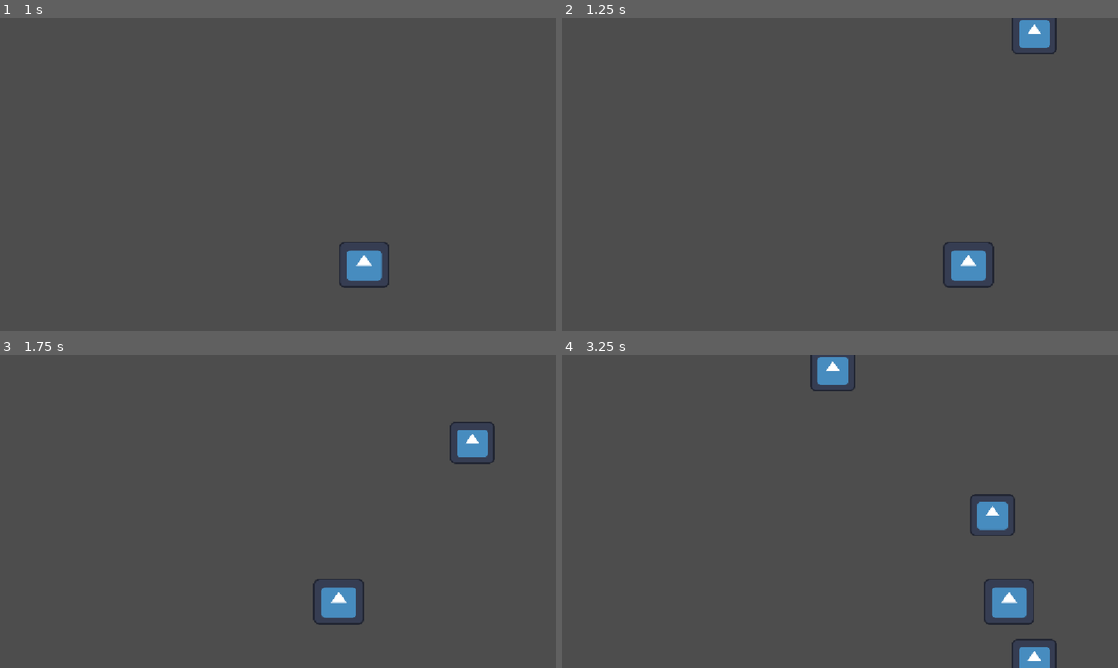
Above: before the commit, frames 1-4 (two rows, left to right).
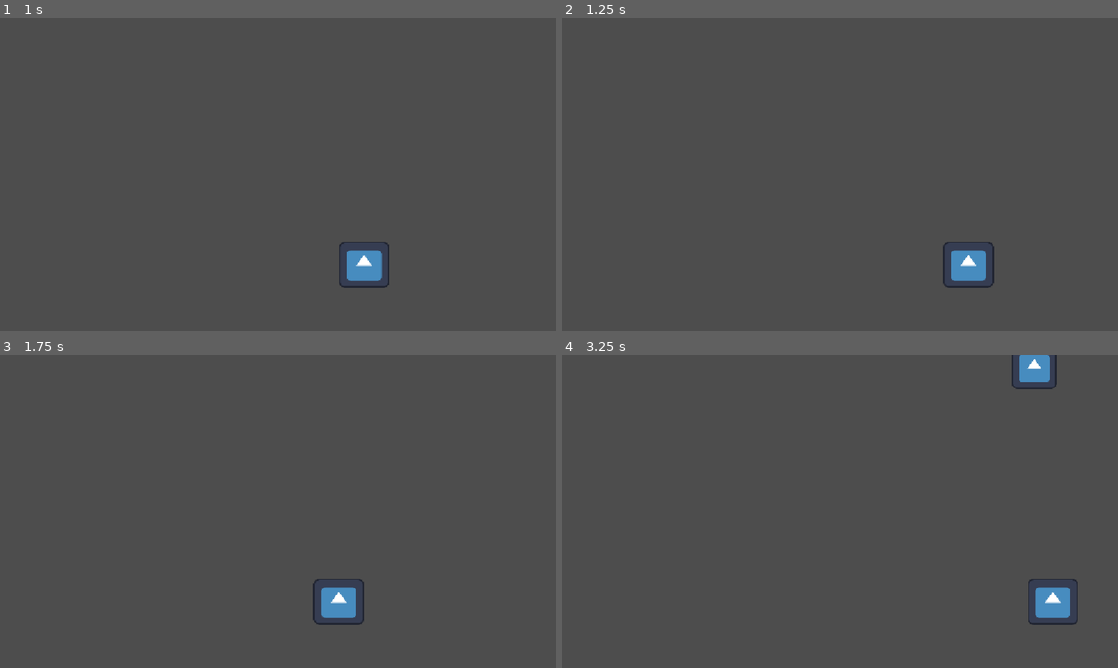
Above: after the commit, the same moments.

Repository: tanst-lang/Zombie-runner
Game: Godot game, scene res://world_scene.tscn
The game is run twice, just before and just after one commit, with the same random seed, the same clock (stepped at 60 frames per second) and the same inputs. The engine's default icon, where the game draws it, is replaced by a stand-in: a white triangle on a blue panel in a dark square.
Inputs:
- Up to frame 1 (1 s): tap Enter at 0.5 s; hold Right (ui_right) from 0.53 s (still down)
- Up to frame 2 (1.25 s): keep holding Right (ui_right)
- Up to frame 3 (1.75 s): release Right (ui_right) at 1.28 s; hold Left (ui_left) from 1.28 s (still down)
- Up to frame 4 (3.25 s): release Left (ui_left) at 2.03 s; hold Right (ui_right) from 2.03 s (still down)

Frame 1 is identical in both runs. In frame 2, 0.6% of the frame differs, in the area x 80-89%, y 0-12%; in frame 3, 0.6%; in frame 4, 3.8%, in the area x 44-93%, y 0-100%.

Commit message:
created enemy scene and minor code

Diff:
--- /dev/null
+++ b/zombie-runner/enemy.gd
@@ -0,0 +1,6 @@
+extends Area2D
+
+var speed = 350
+
+func _physics_process(delta: float) -> void:
+	position.y+= speed * delta
--- /dev/null
+++ b/zombie-runner/enemy_scene.tscn
@@ -0,0 +1,19 @@
+[gd_scene format=3 uid="uid://c1cnkhjwbj27r"]
+
+[ext_resource type="Script" uid="uid://bimgiq6drcvuw" path="res://enemy.gd" id="1_nbol8"]
+
+[sub_resource type="PlaceholderTexture2D" id="PlaceholderTexture2D_6tghx"]
+
+[sub_resource type="RectangleShape2D" id="RectangleShape2D_ge4e3"]
+size = Vector2(37, 39.5)
+
+[node name="enemy" type="Area2D" unique_id=1360148667]
+script = ExtResource("1_nbol8")
+
+[node name="AnimatedSprite2D" type="Sprite2D" parent="." unique_id=776442898]
+scale = Vector2(34.5, 37.5)
+texture = SubResource("PlaceholderTexture2D_6tghx")
+
+[node name="CollisionShape2D" type="CollisionShape2D" parent="." unique_id=326611041]
+position = Vector2(0.5, 0.25)
+shape = SubResource("RectangleShape2D_ge4e3")
--- /dev/null
+++ b/zombie-runner/enemy_spawner.gd
@@ -0,0 +1,11 @@
+extends Node2D
+
+
+# Called when the node enters the scene tree for the first time.
+func _ready() -> void:
+	pass # Replace with function body.
+
+
+# Called every frame. 'delta' is the elapsed time since the previous frame.
+func _process(delta: float) -> void:
+	pass
--- a/zombie-runner/player_scene.gd
+++ b/zombie-runner/player_scene.gd
@@ -15,3 +15,8 @@
 		velocity.x = move_toward(velocity.x, 0, SPEED)
 
 	move_and_slide()
+
+
+func _on_area_2d_area_entered(area: Area2D) -> void:
+	#kill script
+	pass # Replace with function body.
--- a/zombie-runner/world_scene.tscn
+++ b/zombie-runner/world_scene.tscn
@@ -2,6 +2,7 @@
 
 [ext_resource type="PackedScene" uid="uid://blg0gumwuixav" path="res://player_scene.tscn" id="1_vbdgo"]
 [ext_resource type="Script" uid="uid://dypd7otegk3si" path="res://obstacles_spawner.gd" id="2_77iun"]
+[ext_resource type="Script" uid="uid://ho2g5cllo3qf" path="res://enemy_spawner.gd" id="3_77iun"]
 
 [node name="world" type="Node2D" unique_id=353233387]
 
@@ -12,9 +13,17 @@
 script = ExtResource("2_77iun")
 
 [node name="Timer" type="Timer" parent="obstacles_spawner" unique_id=861446504]
+wait_time = 3.0
 autostart = true
 
 [node name="Marker2D" type="Marker2D" parent="obstacles_spawner" unique_id=1037602781]
 position = Vector2(486, -44)
 
+[node name="enemy spawner" type="Node2D" parent="." unique_id=1535173030]
+script = ExtResource("3_77iun")
+
+[node name="Timer" type="Timer" parent="enemy spawner" unique_id=2036157581]
+
+[node name="Marker2D" type="Marker2D" parent="enemy spawner" unique_id=877401976]
+
 [connection signal="timeout" from="obstacles_spawner/Timer" to="obstacles_spawner" method="_on_timer_timeout"]
Not shown, added: zombie-runner/enemy.gd.uid
Not shown, added: zombie-runner/enemy_spawner.gd.uid
